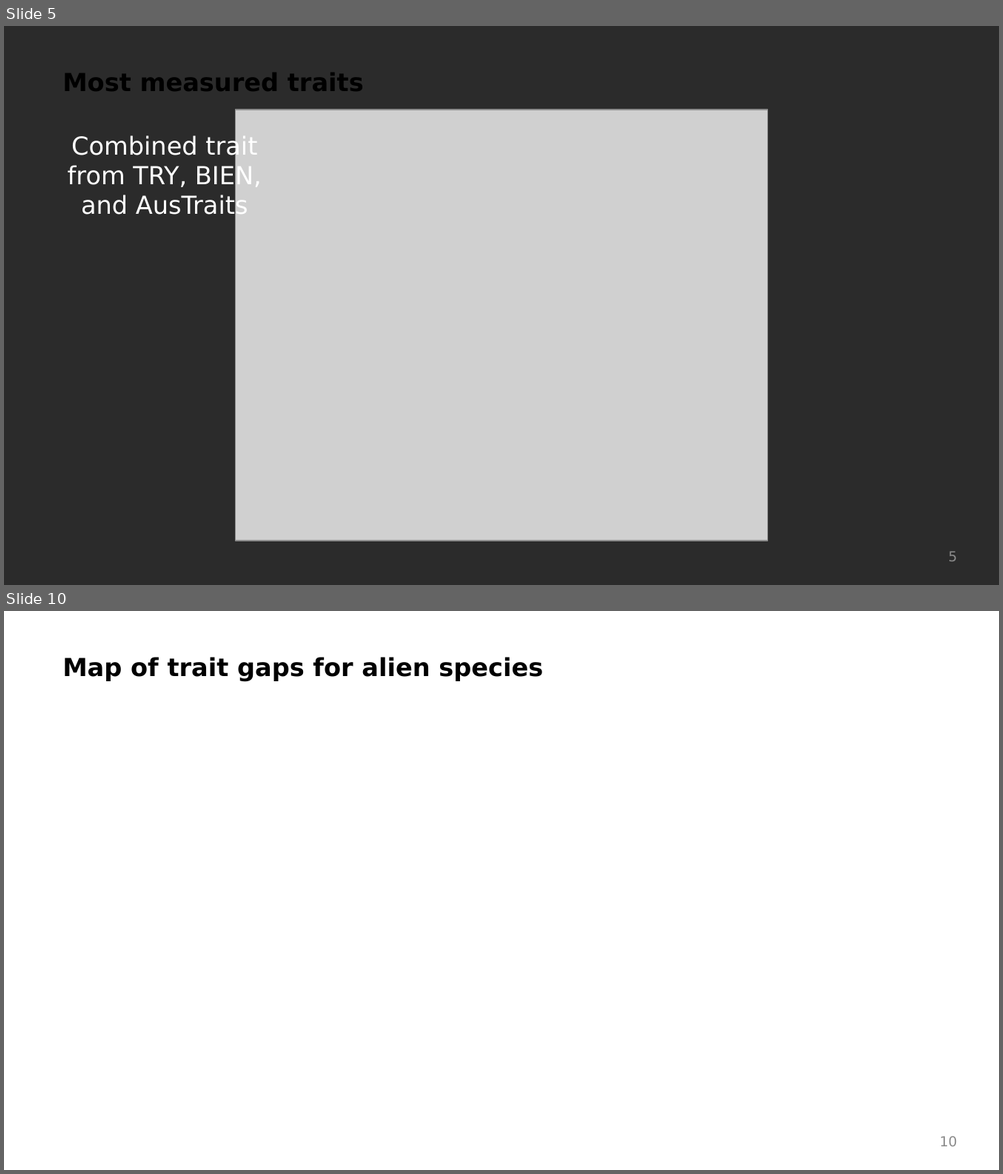
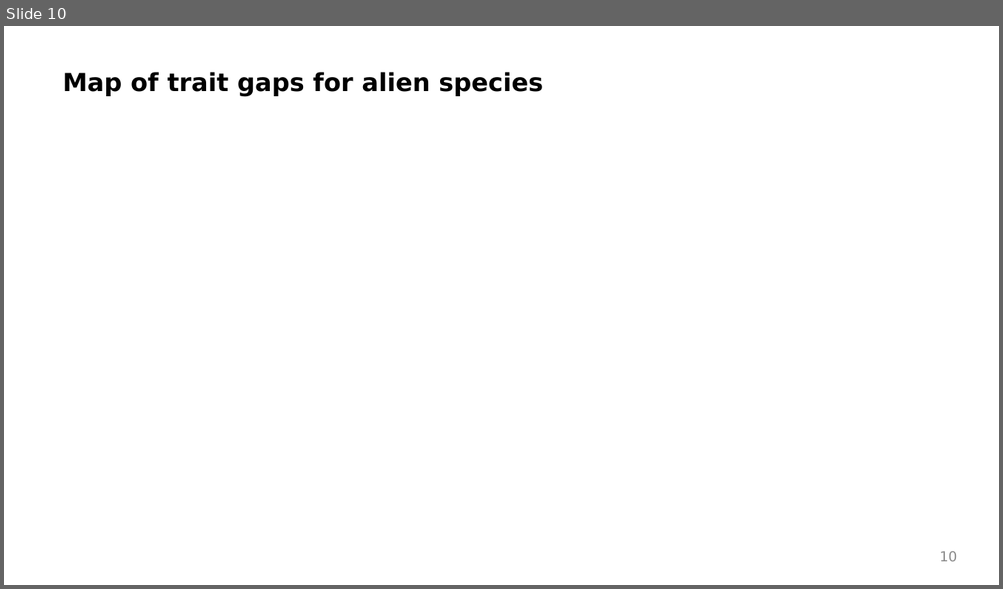
Before and after one commit to Rekyt/alientraitgaps, a slide deck: inst/presentations/202201_aliens_results_summary.odp. Shown one above the other, each under a label of ours: slides 5 and 10 before the commit, slide 10 after it; the slides between them are not shown. The pictures are 1003x1174 and 1003x589 pixels, drawn with LibreOffice and Linux fonts; fonts in the diff are those of the drawing; grey boxes stand for pictures; background and template pictures are left out; a plain dark background stands for a picture behind light text. Boxes give left, top, right and bottom in pixels: in the first picture for what was removed or moved away, otherwise in the second. Text is boxed around its words. In the diff, an @@ line names an element or a change of style, - is before the commit and + after.

Commit message:
Better figures and visualization more complete slides

```diff
--- a/inst/presentations/202201_aliens_results_summary.odp
+++ b/inst/presentations/202201_aliens_results_summary.odp
@@ slide 5 removed at <box>4,26,999,585</box>, background picture (left out) @@
@@ text removed at <box>62,73,364,91</box> @@
-Most measured traits
@@ picture removed at <box>235,110,767,541</box> @@
@@ text removed at <box>68,134,262,220</box> @@
-Combined trait from TRY, BIEN, and AusTraits
@@ page number removed at <box>948,551,957,562</box> @@
-5
```
Also in this commit, not shown: 2 slides changed, 8 slides added, 6 other slides removed, 2 other files.
